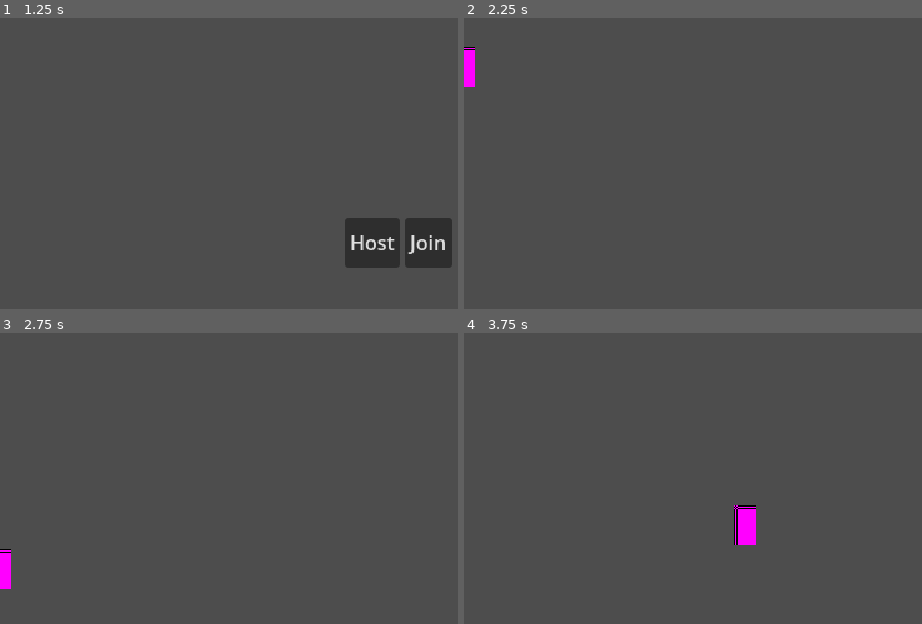
Above: before the commit, frames 1-4 (two rows, left to right).
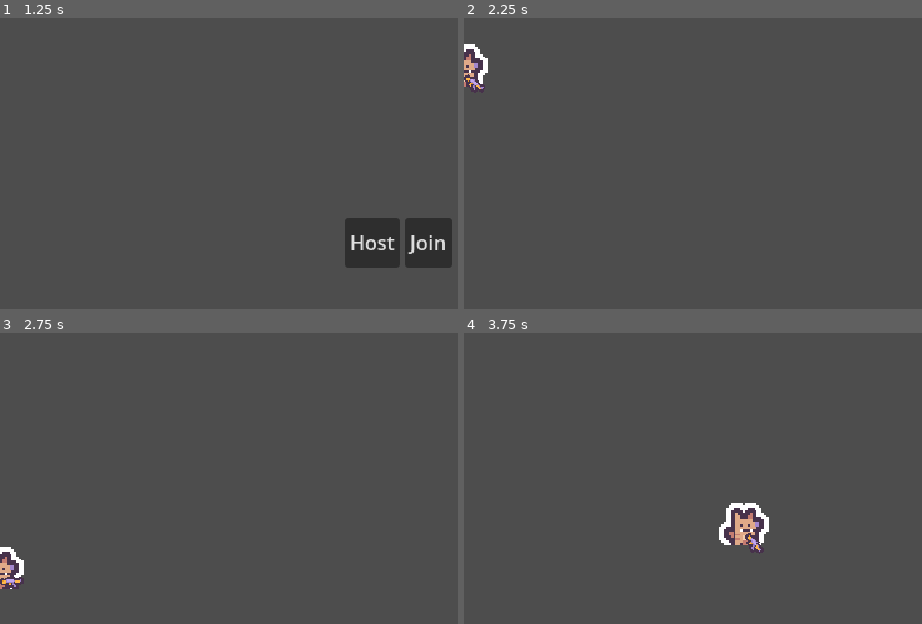
Above: after the commit, the same moments.

Repository: dsxksss/2-dfps-demo
Game: Godot game, scene res://src/ui/main_menu.tscn
Same seed, same stepped clock (60 frames per second), same inputs: the game is played once before the commit and once after it.
Inputs (mouse positions are in pixels of both pictures, inside the frame that each line leads up to):
- Up to frame 1 (1.25 s): tap Enter at 0.5 s; move the mouse to (outside the picture) at 0.52 s; hold D (player_right) from 0.53 s (still down)
- Up to frame 2 (2.25 s): release D (player_right) at 1.25 s; click "Host" at 1.25 s; tap Space at 2 s; move the mouse to (702, 265) at 2.02 s; hold S (player_down) from 2.03 s (still down)
- Up to frame 3 (2.75 s): keep holding S (player_down)
- Up to frame 4 (3.75 s): move the mouse to (outside the picture) at 2.77 s; release S (player_down) at 2.78 s; hold D (player_right) 2.78-3.53 s; move the mouse to (outside the picture) at 3.52 s; hold W (player_up) from 3.53 s (still down)

Frame 1 is identical in both runs. In frame 2, 0.7% of the frame differs, in the area x 0-6%, y 8-26%; in frame 3, 0.7%; in frame 4, 1.4%, in the area x 55-67%, y 58-76%.

Commit message:
feat 添加武器图片；实现武器跟随鼠标旋转

Diff:
--- a/project.godot
+++ b/project.godot
@@ -52,5 +52,6 @@
 
 [rendering]
 
+textures/canvas_textures/default_texture_filter=0
 renderer/rendering_method="gl_compatibility"
 renderer/rendering_method.mobile="gl_compatibility"
--- a/src/component/player_input_synchronizer_component.gd
+++ b/src/component/player_input_synchronizer_component.gd
@@ -1,7 +1,10 @@
 class_name PlayerInputSynchronizerComponent
 extends MultiplayerSynchronizer
 
+@export var aim_root: Node2D
+
 var movement_vector: Vector2 = Vector2.ZERO
+var aim_vector: Vector2 = Vector2.RIGHT
 
 func _process(_delta: float) -> void:
 	if is_multiplayer_authority():
@@ -9,3 +12,4 @@
 
 func gather_input() -> void:
 	movement_vector = Input.get_vector("player_left", "player_right", "player_up", "player_down")
+	aim_vector = aim_root.global_position.direction_to(aim_root.get_global_mouse_position())
--- a/src/component/player_input_synchronizer_component.tscn
+++ b/src/component/player_input_synchronizer_component.tscn
@@ -6,6 +6,9 @@
 properties/0/path = NodePath(".:movement_vector")
 properties/0/spawn = true
 properties/0/replication_mode = 2
+properties/1/path = NodePath(".:aim_vector")
+properties/1/spawn = true
+properties/1/replication_mode = 1
 
 [node name="PlayerInputSynchronizerComponent" type="MultiplayerSynchronizer"]
 root_path = NodePath(".")
--- a/src/player/player.gd
+++ b/src/player/player.gd
@@ -2,6 +2,7 @@
 extends CharacterBody2D
 
 @onready var player_input_synchronizer_component: PlayerInputSynchronizerComponent = $PlayerInputSynchronizerComponent
+@onready var weapon_root: Node2D = $WeaponRoot
 
 var input_multiplayer_authority: int
 
@@ -9,8 +10,11 @@
 
 func _ready() -> void:
 	player_input_synchronizer_component.set_multiplayer_authority(input_multiplayer_authority)
-	set_process(is_multiplayer_authority())
 
 func _process(_delta: float) -> void:
-	velocity = player_input_synchronizer_component.movement_vector * SPEED
-	move_and_slide()
+	var aim_position = weapon_root.global_position + player_input_synchronizer_component.aim_vector
+	weapon_root.look_at(aim_position)
+
+	if is_multiplayer_authority():
+		velocity = player_input_synchronizer_component.movement_vector * SPEED
+		move_and_slide()
--- a/src/player/player.tscn
+++ b/src/player/player.tscn
@@ -1,15 +1,14 @@
-[gd_scene load_steps=6 format=3 uid="uid://fb27g4i45gam"]
+[gd_scene load_steps=7 format=3 uid="uid://fb27g4i45gam"]
 
 [ext_resource type="Script" uid="uid://csil7tbjbn4tq" path="res://src/player/player.gd" id="1_4anbu"]
 [ext_resource type="PackedScene" uid="uid://0ag4v8s8jiwn" path="res://src/component/player_input_synchronizer_component.tscn" id="2_rxibo"]
+[ext_resource type="Texture2D" uid="uid://bm56vbx70nqnl" path="res://src/player/player01.png" id="3_mf2ua"]
+[ext_resource type="Texture2D" uid="uid://iyampso1rxtk" path="res://src/player/ak47.png" id="4_244u8"]
 
 [sub_resource type="SceneReplicationConfig" id="SceneReplicationConfig_rxibo"]
 properties/0/path = NodePath(".:global_position")
 properties/0/spawn = true
 properties/0/replication_mode = 1
-
-[sub_resource type="PlaceholderTexture2D" id="PlaceholderTexture2D_qnmj6"]
-size = Vector2(18, 32)
 
 [sub_resource type="CircleShape2D" id="CircleShape2D_4anbu"]
 
@@ -17,14 +16,29 @@
 collision_layer = 0
 script = ExtResource("1_4anbu")
 
-[node name="PlayerInputSynchronizerComponent" parent="." instance=ExtResource("2_rxibo")]
+[node name="PlayerInputSynchronizerComponent" parent="." node_paths=PackedStringArray("aim_root") instance=ExtResource("2_rxibo")]
+aim_root = NodePath("../WeaponRoot")
 
 [node name="MultiplayerSynchronizer" type="MultiplayerSynchronizer" parent="."]
 replication_config = SubResource("SceneReplicationConfig_rxibo")
 
 [node name="Sprite2D" type="Sprite2D" parent="."]
-position = Vector2(0, -16)
-texture = SubResource("PlaceholderTexture2D_qnmj6")
+scale = Vector2(1.8800001, 1.8800001)
+texture = ExtResource("3_mf2ua")
+centered = false
+offset = Vector2(-13, -24)
+
+[node name="WeaponRoot" type="Node2D" parent="."]
+position = Vector2(4, -6)
+
+[node name="Sprite2D" type="Sprite2D" parent="WeaponRoot"]
+scale = Vector2(0.9352608, 0.8266497)
+texture = ExtResource("4_244u8")
+centered = false
+offset = Vector2(-6, -11)
 
 [node name="CollisionShape2D" type="CollisionShape2D" parent="."]
+visible = false
+position = Vector2(0, -14.936687)
+scale = Vector2(1.7199996, 1.7199996)
 shape = SubResource("CircleShape2D_4anbu")
Binary file added: src/player/ak47.png
Not shown, added: src/player/ak47.png.import
Binary file added: src/player/player01.png
Not shown, added: src/player/player01.png.import
